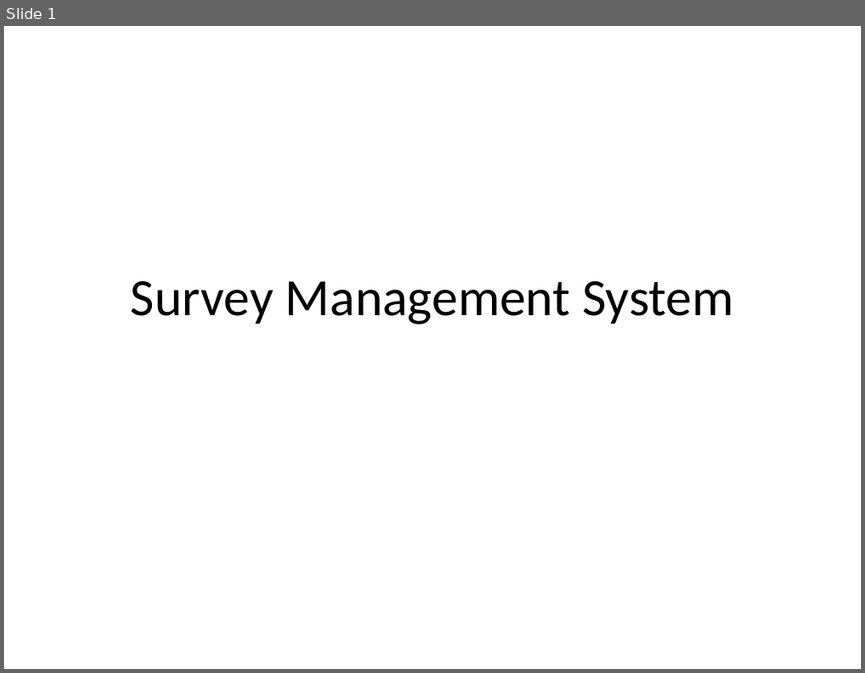
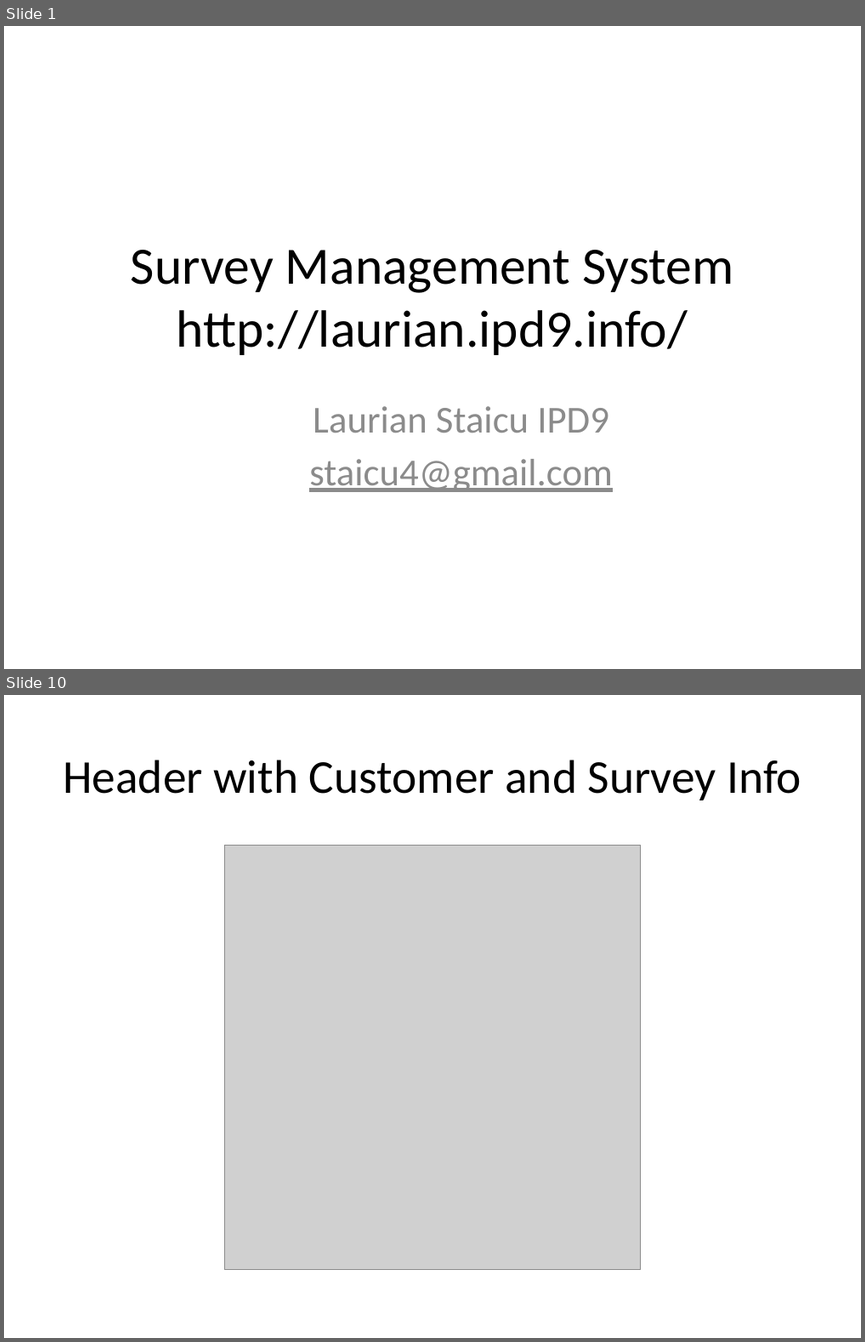
Before and after one commit to staicu/ipd9-php-project, a slide deck: documents/Presentation.pptx. Shown one above the other, each under a label of ours: slide 1 before the commit, slides 1 and 10 after it; the slides between them are not shown. The pictures are 865x673 and 865x1342 pixels, drawn with LibreOffice and Linux fonts; fonts in the diff are those of the drawing; grey boxes stand for pictures. Boxes give left, top, right and bottom in pixels: in the first picture for what was removed or moved away, otherwise in the second. Text is boxed around its words. In the diff, an @@ line names an element or a change of style, - is before the commit and + after.

```diff
--- a/documents/Presentation.pptx
+++ b/documents/Presentation.pptx
@@ slide 10 added at [4, 695, 861, 1338], background #FFFFFF @@
@@ title added at [63, 760, 801, 800], 39.6 pt, text #000000 @@
+Header with Customer and Survey Info
@@ picture added at [224, 845, 640, 1269] @@
@@ slide 1 changed as well @@
@@ title at [131, 250, 733, 355]: text changed @@
-Survey Management System
+Survey Management System
+http://laurian.ipd9.info/
@@ subtitle added at [309, 406, 613, 492], 32 pt, text #8C8C8C @@
+Laurian Staicu IPD9
+staicu4@gmail.com
```
Also in this commit, not shown: 15 other slides added, 13 slides removed, 5 other files.
